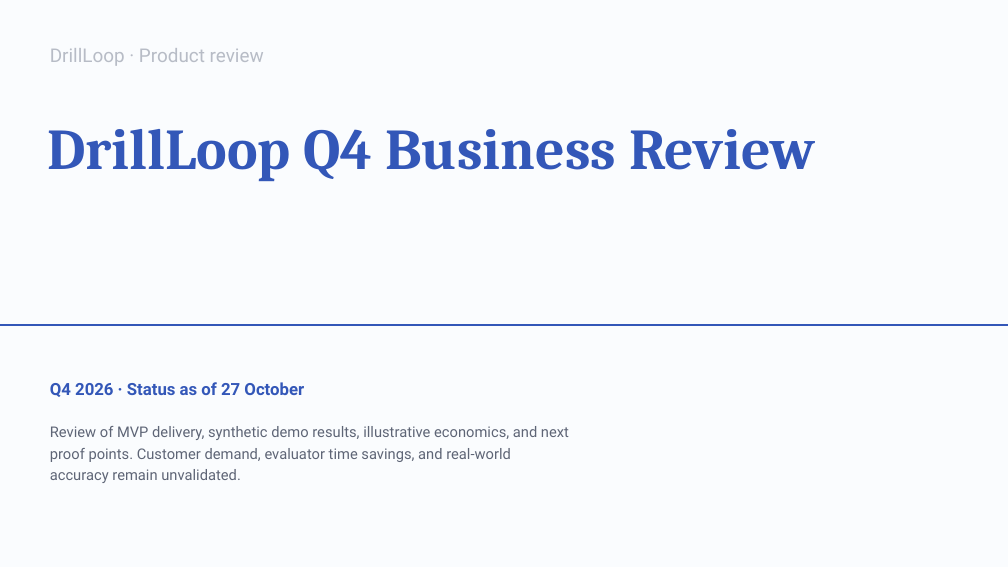
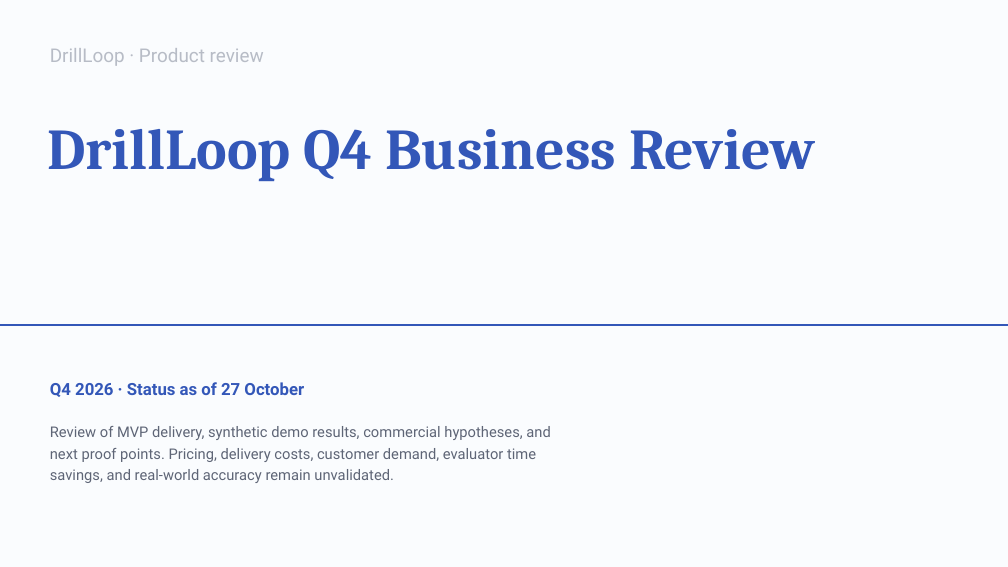
Before and after one commit to deepeshaiml/DrillLoop, a slide deck: slide 1 of DrillLoop_Business_Review.pptx. Drawn at 1008x567 pixels with LibreOffice and Linux fonts; fonts in the diff are those of the drawing. Boxes give left, top, right and bottom in pixels: in the first picture for what was removed or moved away, otherwise in the second. Text is boxed around its words. In the diff, an @@ line names an element or a change of style, - is before the commit and + after.

Commit message:
Align Eureka materials with reviewer feedback

```diff
--- a/DrillLoop_Business_Review.pptx
+++ b/DrillLoop_Business_Review.pptx
@@ subtitle at box(50, 426, 550, 483): text changed @@
-Review of MVP delivery, synthetic demo results, illustrative economics, and next proof points. Customer demand, evaluator time savings, and real-world accuracy remain unvalidated.
+Review of MVP delivery, synthetic demo results, commercial hypotheses, and next proof points. Pricing, delivery costs, customer demand, evaluator time savings, and real-world accuracy remain unvalidated.
```
Also in this commit, not shown: 11 other slides changed, 14 other files.
